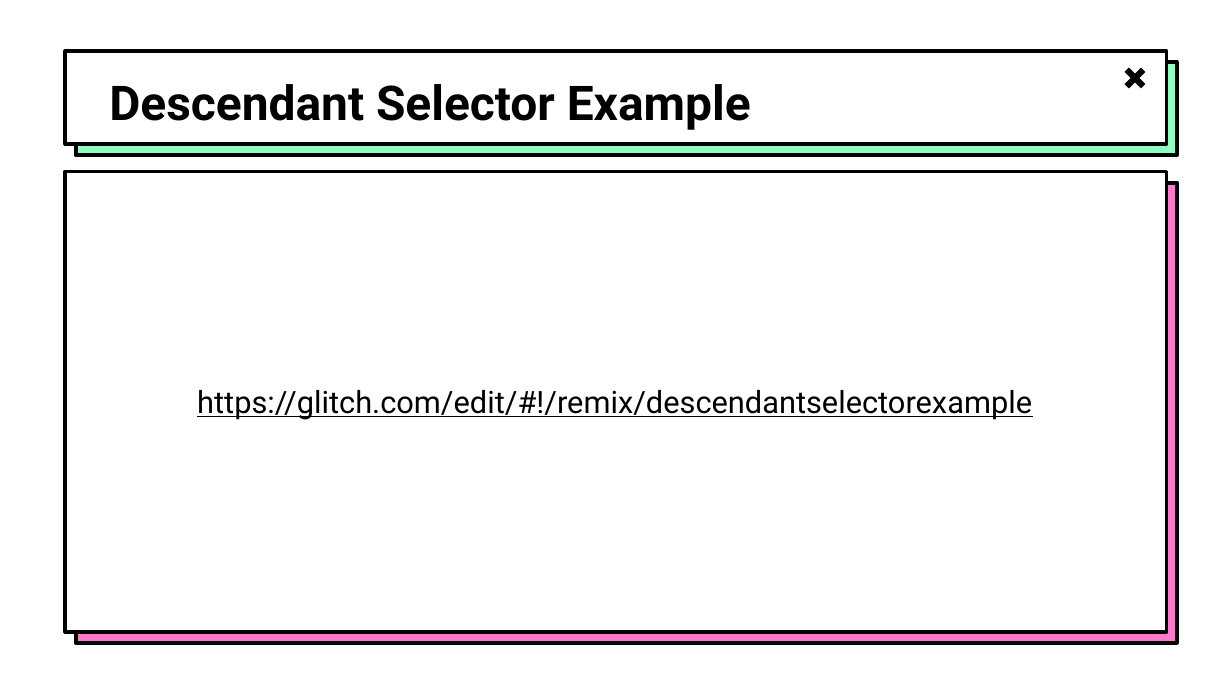
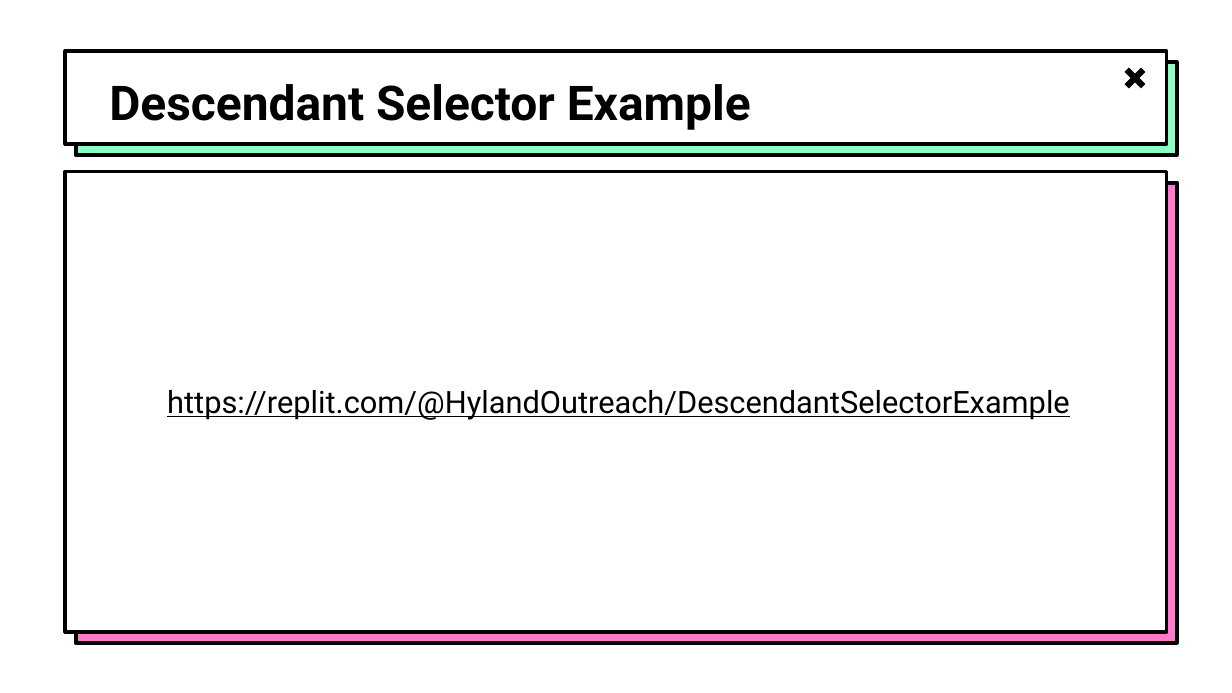
Before and after one commit to hytechclub/web-101, a slide deck: slide 11 of Week07/MoreSelectors.pptx. Drawn at 1232x693 pixels with LibreOffice and Linux fonts; fonts in the diff are those of the drawing; background and template pictures are left out. Boxes give left, top, right and bottom in pixels: in the first picture for what was removed or moved away, otherwise in the second. Text is boxed around its words. In the diff, an @@ line names an element or a change of style, - is before the commit and + after.

Commit message:
Revert "reapply some glitch changes"
This reverts commit a577be4958e749d99782d1e59f86bcd1357cf29e.

```diff
--- a/Week07/MoreSelectors.pptx
+++ b/Week07/MoreSelectors.pptx
@@ text at (167, 390, 1070, 420): text changed @@
-https://glitch.com/edit/#!/remix/descendantselectorexample
+https://replit.com/@HylandOutreach/DescendantSelectorExample
```
Also in this commit, not shown: 2 other slides changed, 11 other files.
